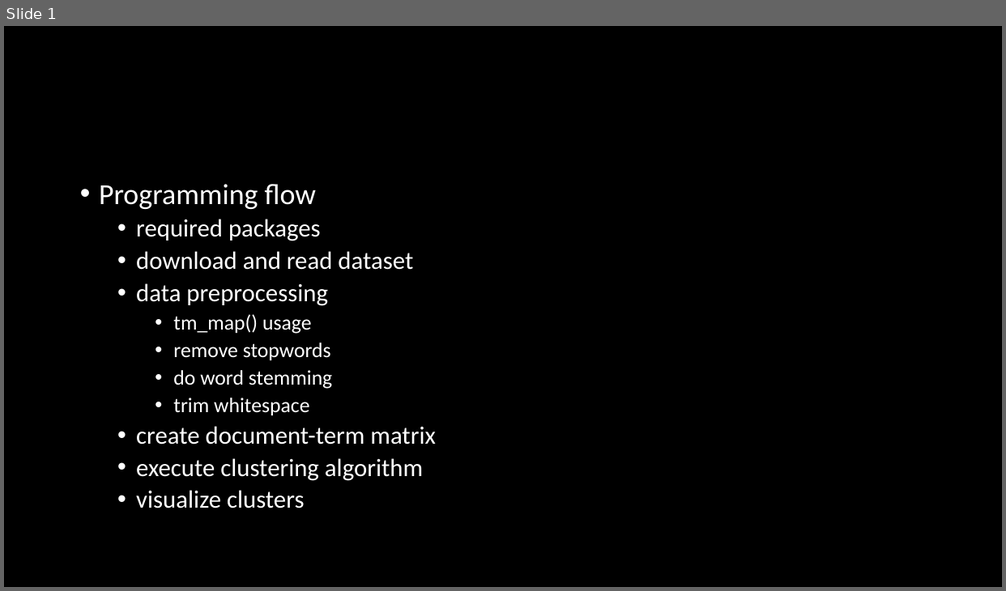
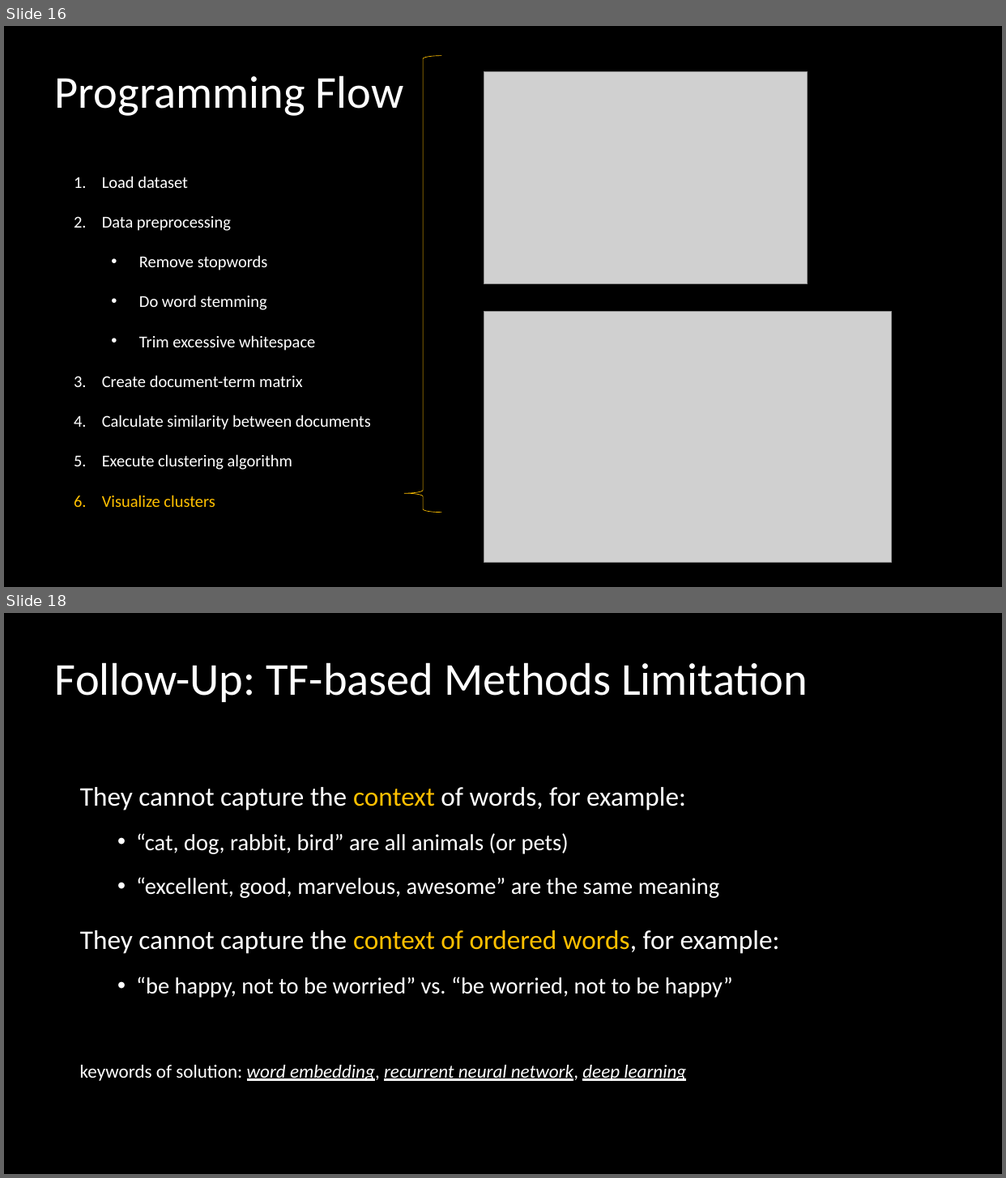
Before and after one commit to CrashedBboy/NCKU_Text_Analysis, a slide deck: week12_text_clustering/Text Clustering.pptx. Shown one above the other, each under a label of ours: slide 1 before the commit, slides 16 and 18 after it; the slides between them are not shown. The pictures are 1006x591 and 1006x1178 pixels, drawn with LibreOffice and Linux fonts; fonts in the diff are those of the drawing; grey boxes stand for pictures. Boxes give left, top, right and bottom in pixels: in the first picture for what was removed or moved away, otherwise in the second. Text is boxed around its words. In the diff, an @@ line names an element or a change of style, - is before the commit and + after.

```diff
--- a/week12_text_clustering/Text Clustering.pptx
+++ b/week12_text_clustering/Text Clustering.pptx
@@ slide 18 added at <box>4,613,1002,1174</box>, background #000000 @@
@@ title added at <box>55,662,808,702</box>, 44 pt, text #FFFFFF @@
+Follow-Up: TF-based Methods Limitation
@@ text added at <box>80,787,780,998</box>, 22.2 pt, text #FFFFFF @@
+They cannot capture the context of words, for example:
+  • “cat, dog, rabbit, bird” are all animals (or pets)
+  • “excellent, good, marvelous, awesome” are the same meaning
+They cannot capture the context of ordered words, for example:
+  • “be happy, not to be worried” vs. “be worried, not to be happy”
@@ text added at <box>80,1065,686,1081</box>, 18 pt, text #FFFFFF, italic, underline @@
+keywords of solution: word embedding, recurrent neural network, deep learning
@@ what was slide 1 is now slide 16 @@
@@ slide 16 changed as well @@
@@ left brace added at <box>404,56,442,513</box>, outline #FFC000 0.5 pt @@
@@ picture added at <box>484,71,808,284</box> @@
@@ title added at <box>55,75,404,116</box>, 44 pt, text #FFFFFF @@
+Programming Flow
@@ text at <box>102,176,371,507</box>: text changed; size 24 to 16 pt @@
-• Programming flow
-  • required packages
-  • download and read dataset
-  • data preprocessing
-    • tm_map() usage
-    • remove stopwords
-    • do word stemming
-    • trim whitespace
-  • create document-term matrix
-  • execute clustering algorithm
-  • visualize clusters
+1. Load dataset
+2. Data preprocessing
+  • Remove stopwords
+  • Do word stemming
+  • Trim excessive whitespace
+3. Create document-term matrix
+4. Calculate similarity between documents
+5. Execute clustering algorithm
+6. Visualize clusters
@@ picture added at <box>484,312,892,563</box> @@
```
Also in this commit, not shown: 17 other slides added, 2 other files.
